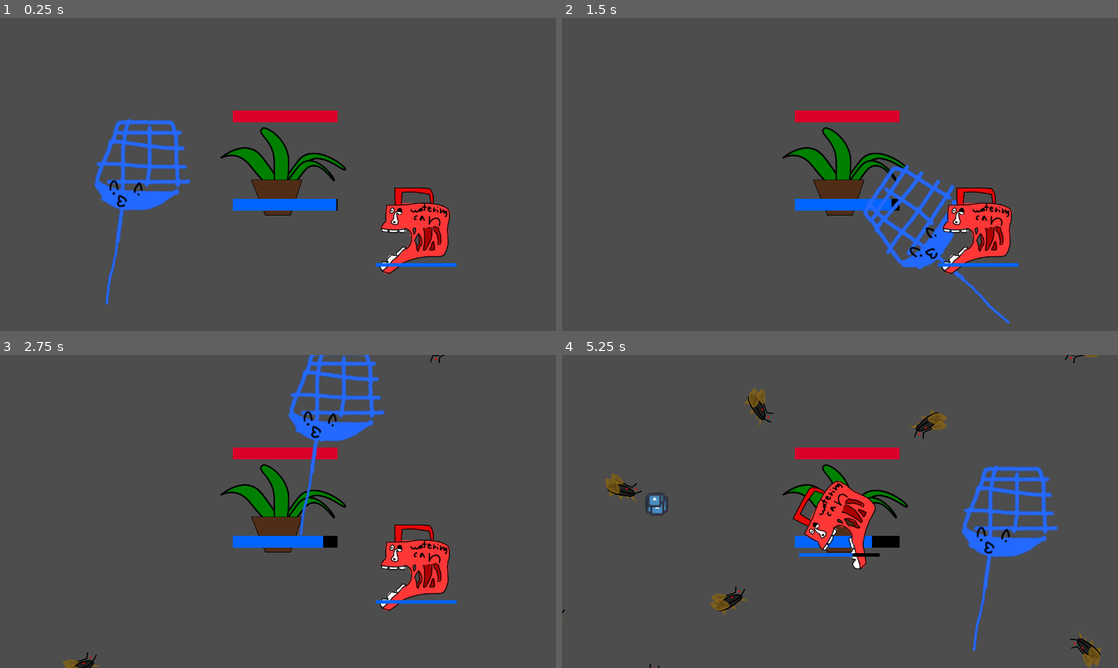
Above: before the commit, frames 1-4 (two rows, left to right).
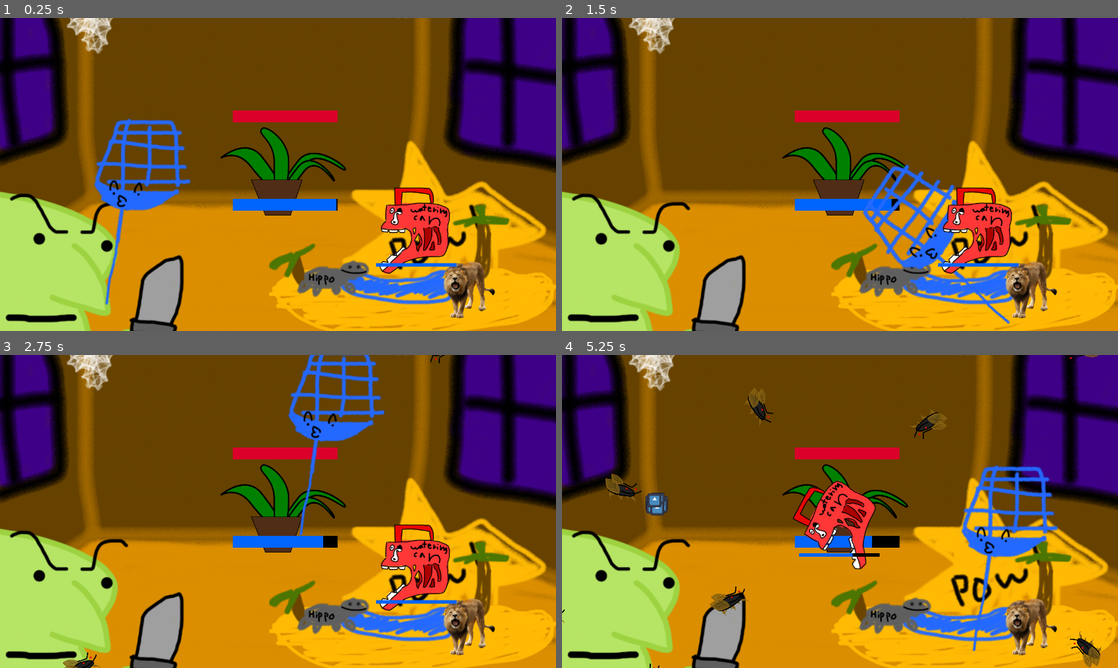
Above: after the commit, the same moments.

Repository: micycle8778/micheals-mansion
Game: Godot game, scene res://world/world.tscn
Same seed, same stepped clock (60 frames per second), same inputs: the game is played once before the commit and once after it. The engine's default icon, where the game draws it, is replaced by a stand-in: a white triangle on a blue panel in a dark square.
Inputs (mouse positions are in pixels of both pictures, inside the frame that each line leads up to):
- Up to frame 1 (0.25 s): no input
- Up to frame 2 (1.5 s): tap Enter at 0.5 s; move the mouse to (701, 212) at 0.52 s; hold Right mouse button (drop_tool) 0.53-1.28 s; click (701, 212) at 0.67 s; tap Space at 1.25 s; move the mouse to (979, 230) at 1.27 s; click (979, 230) at 1.35 s
- Up to frame 3 (2.75 s): move the mouse to (333, 442) at 2.02 s; hold Right mouse button (drop_tool) from 2.03 s (still down); click (333, 442) at 2.17 s
- Up to frame 4 (5.25 s): move the mouse to (812, 574) at 2.77 s; release Right mouse button (drop_tool) at 2.78 s; click (812, 574) at 2.85 s; move the mouse to (1006, 558) at 3.52 s; hold Right mouse button (drop_tool) 3.53-4.28 s; click (1006, 558) at 3.67 s; move the mouse to (673, 464) at 4.27 s; click (673, 464) at 4.35 s; move the mouse to (867, 511) at 5.02 s; hold Right mouse button (drop_tool) from 5.03 s (still down); click (867, 511) at 5.17 s

The runs differ from the first frame. In frame 1, 92% of the frame differs, in the area x 0-100%, y 0-100%; in frame 2, 92%; in frame 3, 92%; in frame 4, 92%.

Commit message:
added watering hole
added background

Diff:
--- a/watercan/watercan.gd
+++ b/watercan/watercan.gd
@@ -1,5 +1,7 @@
 class_name Watercan
 extends Area2D
+
+static var instance: Watercan
 
 @export var water_count := 10
 @export var max_contained_water := 3
@@ -11,8 +13,11 @@
 
 @onready var contained_water := max_contained_water:
 	set(v):
-		contained_water = v
-		water_bar.value = v
+		contained_water = min(v, max_contained_water)
+		water_bar.value = contained_water
+
+func _init() -> void:
+	instance = self
 
 func _ready() -> void:
 	water_bar.max_value = max_contained_water
--- /dev/null
+++ b/watering_hole/watering_hole.gd
@@ -0,0 +1,15 @@
+class_name WateringHole
+extends Area2D
+
+@onready var fill_timer: Timer = %FillTimer
+
+func _on_area_entered(area: Area2D) -> void:
+	if area is Watercan:
+		fill_timer.start()
+
+func _on_area_exited(area: Area2D) -> void:
+	if area is Watercan:
+		fill_timer.stop()
+
+func _on_fill_timer_timeout() -> void:
+	Watercan.instance.contained_water += 1
--- /dev/null
+++ b/watering_hole/watering_hole.tscn
@@ -0,0 +1,26 @@
+[gd_scene load_steps=4 format=3 uid="uid://iakv04hemxrr"]
+
+[ext_resource type="Texture2D" uid="uid://dlk2e0864o4wq" path="res://watering_hole/watering_hole.webp" id="1_0rr34"]
+[ext_resource type="Script" path="res://watering_hole/watering_hole.gd" id="1_i2kko"]
+
+[sub_resource type="RectangleShape2D" id="RectangleShape2D_q1w51"]
+size = Vector2(753, 325)
+
+[node name="WateringHole" type="Area2D"]
+script = ExtResource("1_i2kko")
+
+[node name="WateringHole" type="Sprite2D" parent="."]
+z_index = -900
+texture = ExtResource("1_0rr34")
+
+[node name="CollisionShape2D" type="CollisionShape2D" parent="."]
+position = Vector2(-33.5, 100.5)
+shape = SubResource("RectangleShape2D_q1w51")
+
+[node name="FillTimer" type="Timer" parent="."]
+unique_name_in_owner = true
+process_callback = 0
+
+[connection signal="area_entered" from="." to="." method="_on_area_entered"]
+[connection signal="area_exited" from="." to="." method="_on_area_exited"]
+[connection signal="timeout" from="FillTimer" to="." method="_on_fill_timer_timeout"]
--- a/world/world.tscn
+++ b/world/world.tscn
@@ -1,9 +1,11 @@
-[gd_scene load_steps=7 format=3 uid="uid://cpipujudik8wp"]
+[gd_scene load_steps=9 format=3 uid="uid://cpipujudik8wp"]
 
 [ext_resource type="Script" path="res://world/world.gd" id="1_67ala"]
 [ext_resource type="PackedScene" uid="uid://c10irijaqjvdr" path="res://plant/plant.tscn" id="1_qcvfs"]
 [ext_resource type="PackedScene" uid="uid://6dhpnejtjxh5" path="res://swatta/swatta.tscn" id="3_u28i2"]
 [ext_resource type="PackedScene" uid="uid://w8v26m5aemb3" path="res://watercan/watercan.tscn" id="4_7qh1v"]
+[ext_resource type="Texture2D" uid="uid://dg3i8480lyafh" path="res://MichealsMansionBackground.webp" id="5_ytypx"]
+[ext_resource type="PackedScene" uid="uid://iakv04hemxrr" path="res://watering_hole/watering_hole.tscn" id="6_083i4"]
 
 [sub_resource type="Curve2D" id="Curve2D_0fbre"]
 _data = {
@@ -36,3 +38,13 @@
 
 [node name="Watercan" parent="." instance=ExtResource("4_7qh1v")]
 position = Vector2(958, 485)
+
+[node name="MichealsMansionBackground" type="Sprite2D" parent="."]
+z_index = -1000
+position = Vector2(0, -182)
+scale = Vector2(1.66763, 1.66763)
+texture = ExtResource("5_ytypx")
+centered = false
+
+[node name="WateringHole" parent="." instance=ExtResource("6_083i4")]
+position = Vector2(1004, 500)
Binary file added: MichealsMansionBackground.webp
Not shown, added: MichealsMansionBackground.webp.import
Binary file added: watering_hole/watering_hole.webp
Not shown, added: watering_hole/watering_hole.webp.import
